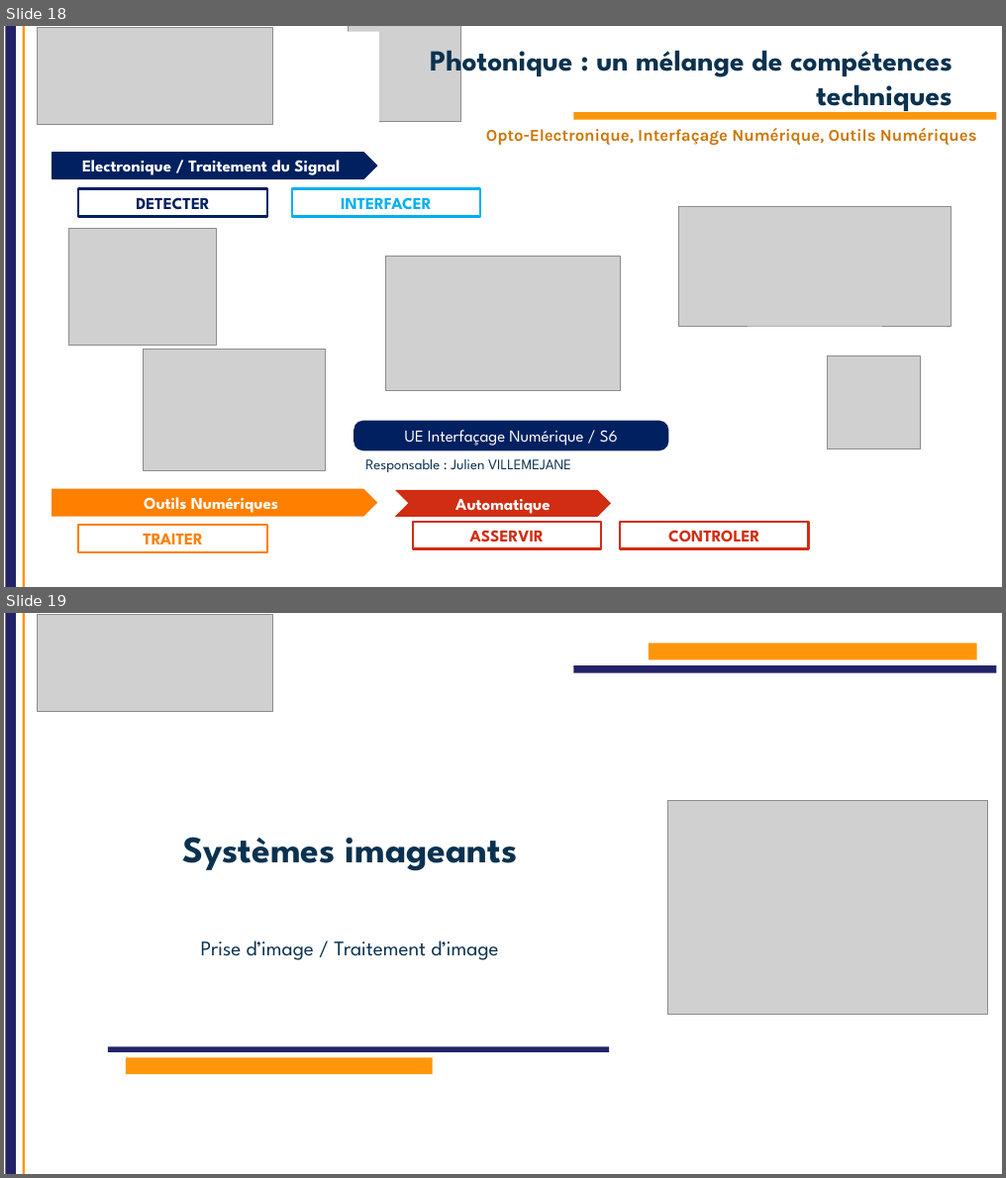
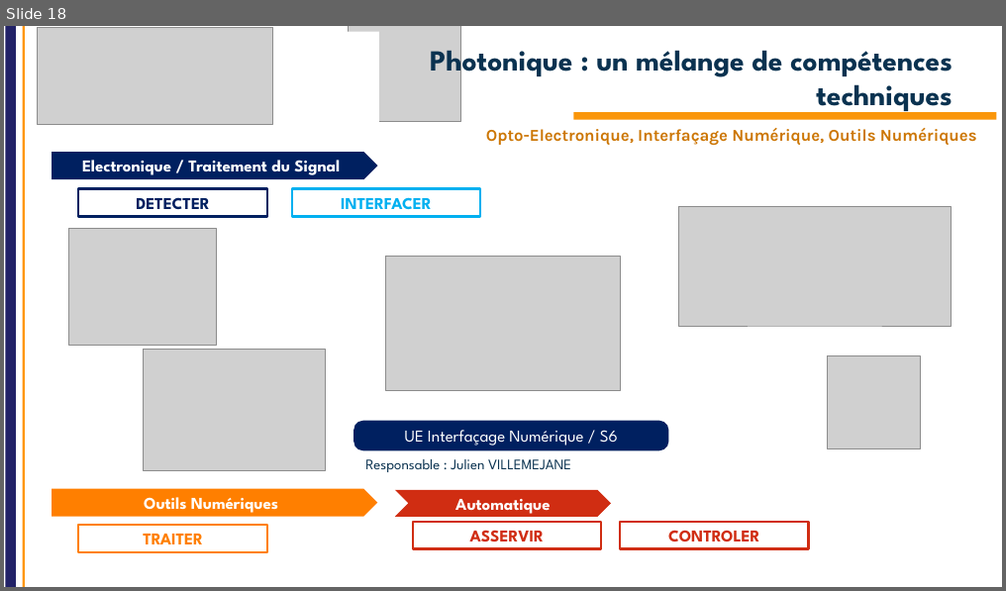
Before and after one commit to IOGS-Digital-Methods/semester-5, a slide deck: OptoElectronique/Cours/S5_Intro_2026_V2.pptx. Shown one above the other, each under a label of ours: slides 18 and 19 before the commit, slide 18 after it. The pictures are 1006x1178 and 1006x591 pixels, drawn with LibreOffice and Linux fonts; fonts in the diff are those of the drawing; grey boxes stand for pictures; background and template pictures are left out. Boxes give left, top, right and bottom in pixels: in the first picture for what was removed or moved away, otherwise in the second. Text is boxed around its words. In the diff, an @@ line names an element or a change of style, - is before the commit and + after.

```diff
--- a/OptoElectronique/Cours/S5_Intro_2026_V2.pptx
+++ b/OptoElectronique/Cours/S5_Intro_2026_V2.pptx
@@ slide 19 removed at box(4, 613, 1002, 1174), background #FFFFFF; not listed: 2 template elements that a slide beside it also shows @@
@@ picture removed at box(38, 615, 273, 711) @@
@@ rectangle removed at box(573, 665, 997, 672) @@
@@ rectangle removed at box(648, 643, 977, 660) @@
@@ picture removed at box(668, 801, 988, 1014) @@
@@ title removed at box(182, 837, 518, 871) @@
-Systèmes imageants
@@ subtitle removed at box(201, 941, 498, 960) @@
-Prise d’image / Traitement d’image
@@ rectangle removed at box(108, 1048, 610, 1053) @@
@@ rectangle removed at box(126, 1058, 433, 1074) @@
```
Also in this commit, not shown: 2 slides changed, 4 other slides removed, 4 other files.
